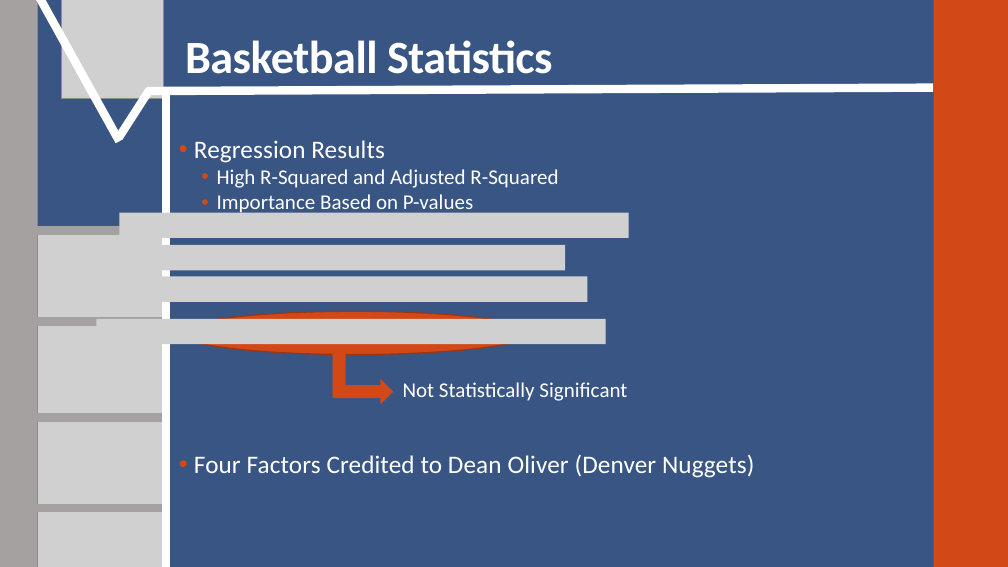
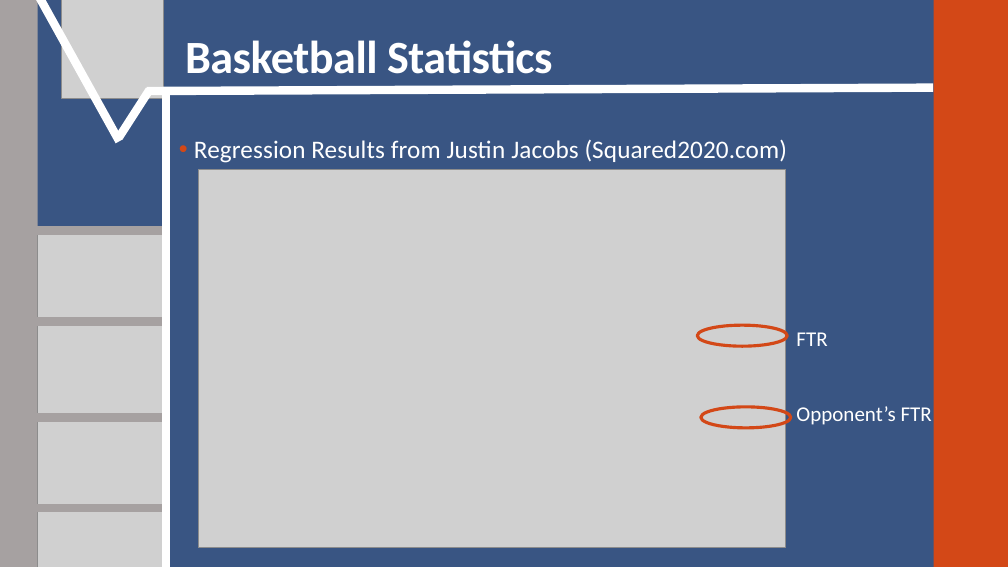
Before and after one commit to SuperMarioGiacomazzo/STOR390_WEBSITE, a slide deck: slide 10 of Slides/Basketball 1/Basketball_1_Lecture.pptx. Drawn at 1008x567 pixels with LibreOffice and Linux fonts; fonts in the diff are those of the drawing; grey boxes stand for pictures. Boxes give left, top, right and bottom in pixels: in the first picture for what was removed or moved away, otherwise in the second. Text is boxed around its words. In the diff, an @@ line names an element or a change of style, - is before the commit and + after.

```diff
--- a/Slides/Basketball 1/Basketball_1_Lecture.pptx
+++ b/Slides/Basketball 1/Basketball_1_Lecture.pptx
@@ text at (194,139,788,163): text changed @@
-• Regression Results
-  • High R-Squared and Adjusted R-Squared
-  • Importance Based on P-values
-• Four Factors Credited to Dean Oliver (Denver Nuggets)
+• Regression Results from Justin Jacobs (Squared2020.com)
@@ picture added at (198,169,786,547) @@
@@ picture removed at (119,212,629,238) @@
@@ picture removed at (56,245,566,271) @@
@@ picture removed at (78,277,588,302) @@
@@ picture removed at (96,319,606,345) @@
@@ ellipse removed at (178,312,532,355) @@
@@ ellipse added at (697,325,787,346), outline #D34817 3 pt @@
@@ bent up arrow removed at (333,353,394,405) @@
@@ text added at (796,332,932,425), 20 pt, text #FFFFFF @@
+FTR
+Opponent’s FTR
@@ text removed at (403,382,627,401) @@
-Not Statistically Significant
@@ ellipse added at (701,407,791,428), outline #D34817 3 pt @@
```
Also in this commit, not shown: 2 other slides changed, 11 other files.
